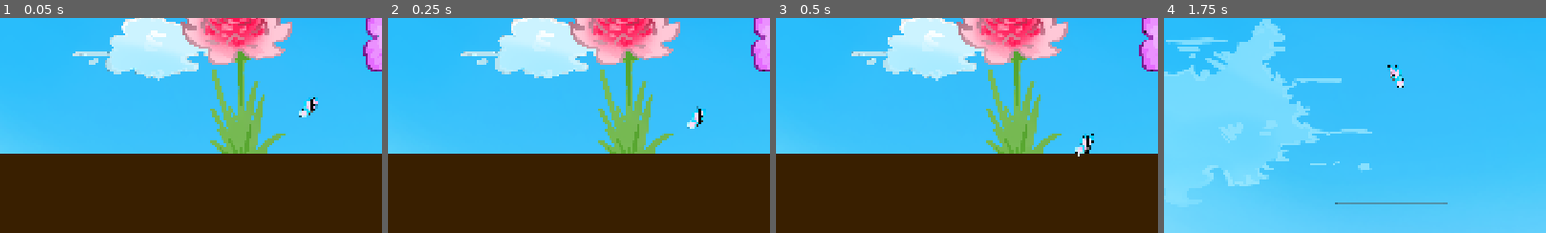
Above: before the commit, frames 1-4 (left to right).
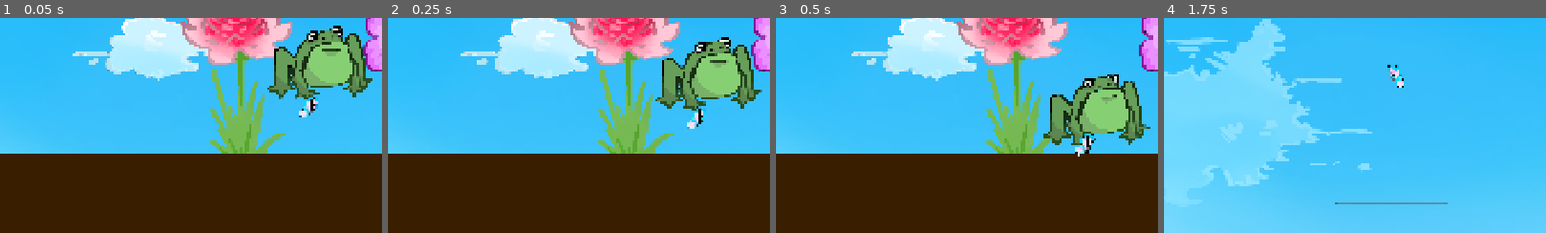
Above: after the commit, the same moments.

Repository: cyberpawwswo/povidlov_game
Game: Godot game, scene res://player/butterfly/test_map.tscn
Same seed, same stepped clock (60 frames per second), same inputs: the game is played once before the commit and once after it. The project has no main scene, so this scene is started directly. The engine's default icon, where the game draws it, is replaced by a stand-in: a white triangle on a blue panel in a dark square.
Inputs (mouse positions are % of the whole screen's width and height, from its top left):
- Up to frame 1 (0.05 s): no input
- Up to frame 2 (0.25 s): no input
- Up to frame 3 (0.5 s): no input
- Up to frame 4 (1.75 s): tap Enter (ui_accept) at 0.5, 0.77, 1.52 s; move the mouse to (72, 45) at 0.52 s; hold Right (ui_right) from 0.53 s (still down); click (72, 45) at 0.6 s; move the mouse to (30, 55) at 1.27 s; click (30, 55) at 1.35 s
The pictures show only the part of the screen within x 10-60%, y 28-78%; the shares and areas given below are measured in that part.

The runs differ from the first frame. In frame 1, 6.0% of the frame differs, in the area x 70-98%, y 3-38%; in frame 2, 6.0%, in the area x 70-98%, y 8-44%; in frame 3, 5.9%; in frame 4, nothing differs.

Commit message:
fix tongue

Diff:
--- a/player/butterfly/frog/frog.gd
+++ b/player/butterfly/frog/frog.gd
@@ -10,6 +10,13 @@
 @onready var tongue := $AnimatedSprite2D/Tongue
 
 @onready var sprite := $AnimatedSprite2D
+
+var can_jump := true
+var is_attack := false
+
+func _ready() -> void:
+	sprite.animation = 'idle'
+	tongue.hide()
 
 func _physics_process(delta: float) -> void:
 	# Add the gravity.
@@ -34,12 +41,14 @@
 	sprite.scale.x = direction * abs(sprite.scale.x)
 	velocity.x = SPEED * direction
 
-func attack(player_pos):
-	if player:
+func attack(player_pos: Vector2):
+	if player and not jumping:
 		tongue.look_at(player_pos)
+		tongue.show()
 		sprite.animation = 'attack'
-		create_tween().tween_callback(sprite.set_animation.bind('idle')).set_delay(0.2)
+		create_tween().tween_callback(tongue.hide).set_delay(0.2)
 		print("attack frog")
+
 
 	var tween = create_tween()
 	tween.tween_property(tongue, 'scale:x', 34, 0.1)
@@ -61,6 +70,7 @@
 		print("ready attack frog")
 		create_tween().tween_callback($TimerAttack.start).set_delay(randf())
 
+		can_jump = false
 
 
 func _on_timer_jump_timeout() -> void:
--- a/player/butterfly/test_map.tscn
+++ b/player/butterfly/test_map.tscn
@@ -167,7 +167,6 @@
 color = Color(0.22450691, 0.12090386, 0, 1)
 
 [node name="Frog" parent="." unique_id=1394785451 instance=ExtResource("4_4c37m")]
-visible = false
 position = Vector2(1603, 1518)
 
 [node name="Butterfly" parent="." unique_id=636950088 instance=ExtResource("2_u3mhw")]
Binary file added: player/butterfly/frog/ggg1_to_tile_set.png
Not shown, added: player/butterfly/frog/ggg1_to_tile_set.png.import
